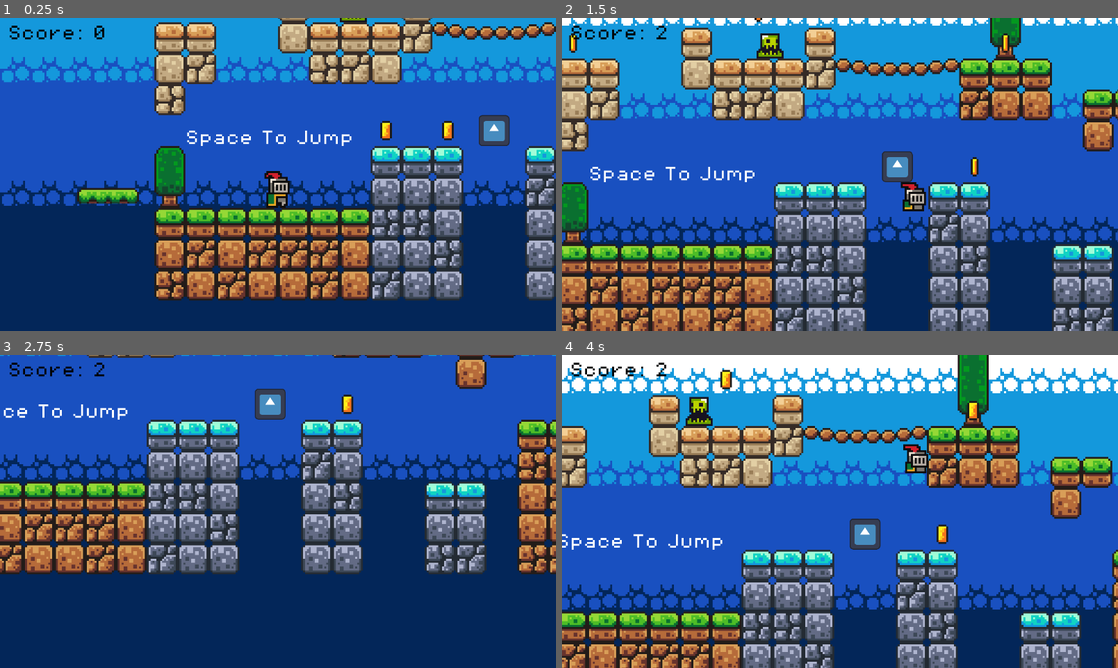
Above: before the commit, frames 1-4 (two rows, left to right).
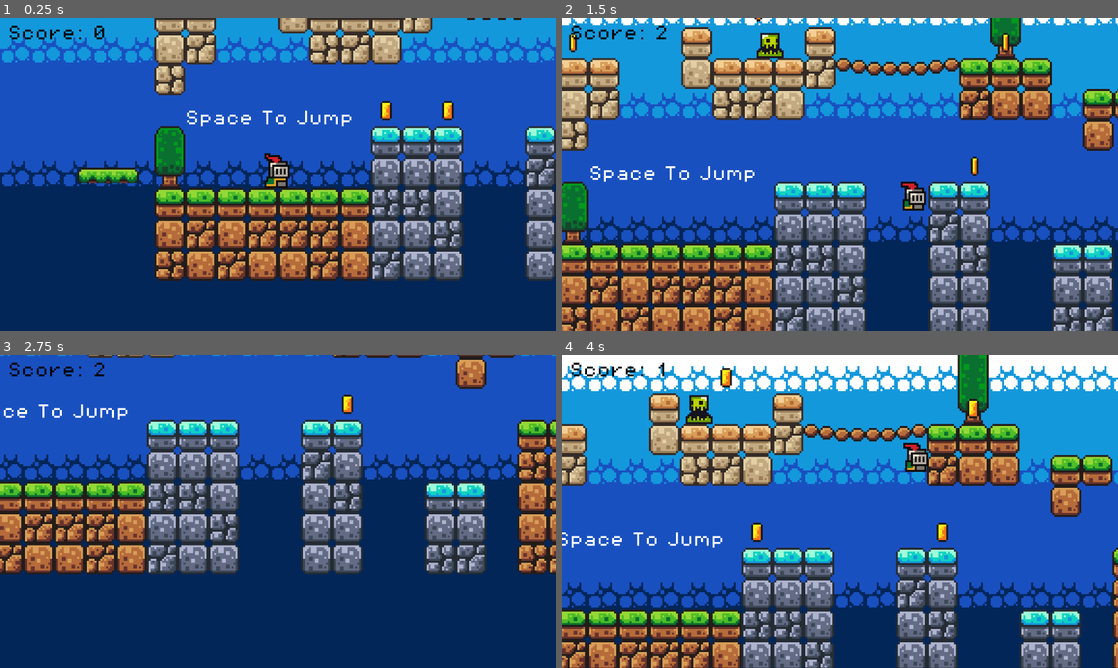
Above: after the commit, the same moments.

Repository: niceEli/BrackeysGodot
Game: Godot game, scene res://scenes/game.tscn
The game is run twice, just before and just after one commit, with the same random seed, the same clock (stepped at 60 frames per second) and the same inputs. The engine's default icon, where the game draws it, is replaced by a stand-in: a white triangle on a blue panel in a dark square.
Inputs:
- Up to frame 1 (0.25 s): no input
- Up to frame 2 (1.5 s): hold Right (MoveRight) from 0.53 s (still down); tap Space (Jump) at 0.77 s
- Up to frame 3 (2.75 s): tap Space (Jump) at 1.52 s; release Right (MoveRight) at 2.03 s; hold Left (MoveLeft) from 2.03 s (still down)
- Up to frame 4 (4 s): release Left (MoveLeft) at 2.78 s; hold Right (MoveRight) from 2.78 s (still down); tap Space (Jump) at 3.02, 3.77 s

The runs differ from the first frame. In frame 1, 41% of the frame differs, in the area x 0-100%, y 0-91%; in frame 2, 8.0%; in frame 3, 0.6%; in frame 4, 22%.

Commit message:
Update game.tscn

Diff:
--- a/scenes/game.tscn
+++ b/scenes/game.tscn
@@ -8,7 +8,6 @@
 [ext_resource type="PackedScene" uid="uid://bk41vgd8tq5up" path="res://scenes/killzone.tscn" id="5_hqjid"]
 [ext_resource type="PackedScene" uid="uid://dr6tsu876pgh8" path="res://scenes/slime.tscn" id="6_3yovd"]
 [ext_resource type="FontFile" uid="uid://bdhhiardw1m3y" path="res://assets/fonts/PixelOperator8.ttf" id="7_1lt1y"]
-[ext_resource type="Texture2D" uid="uid://dlqpc06fn2mvr" path="res://icon.svg" id="9_ag7gv"]
 
 [sub_resource type="TileSetAtlasSource" id="TileSetAtlasSource_uchqr"]
 texture = ExtResource("2_2qvyc")
@@ -468,6 +467,7 @@
 layer_1/tile_data = PackedInt32Array(131068, 0, 0, 131069, 0, 0, 131070, 0, 0, 131071, 0, 0, 65536, 0, 0, 65537, 0, 0,  …(2941 unchanged characters)…
 
 [node name="Player" parent="." instance=ExtResource("1_wq1id")]
+position = Vector2(0, 16)
 
 [node name="Camera2D" type="Camera2D" parent="Player"]
 position = Vector2(0, -7)
@@ -541,8 +541,3 @@
 horizontal_alignment = 1
 vertical_alignment = 1
 autowrap_mode = 3
-
-[node name="Sprite2D" type="Sprite2D" parent="."]
-position = Vector2(112, -24)
-scale = Vector2(0.125, 0.125)
-texture = ExtResource("9_ag7gv")
Not shown: 1 places in scenes/game.tscn that only renumber resources
